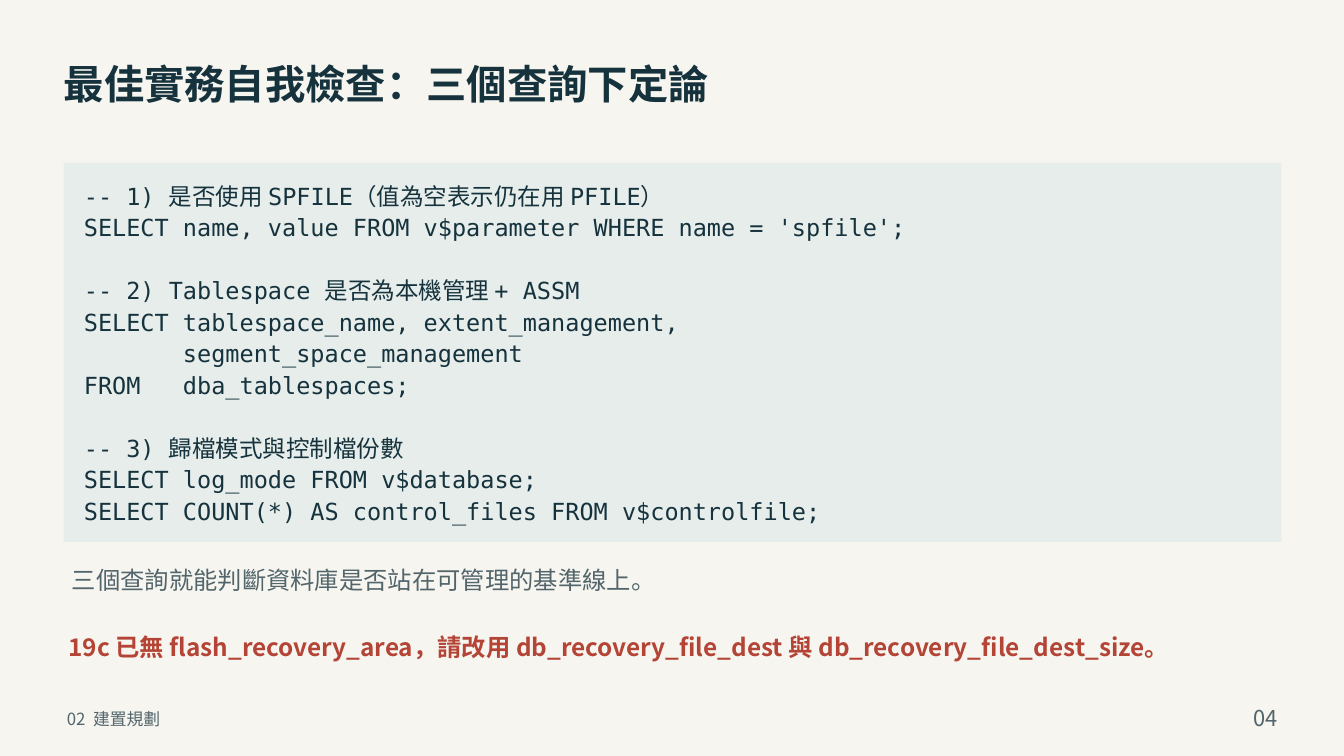
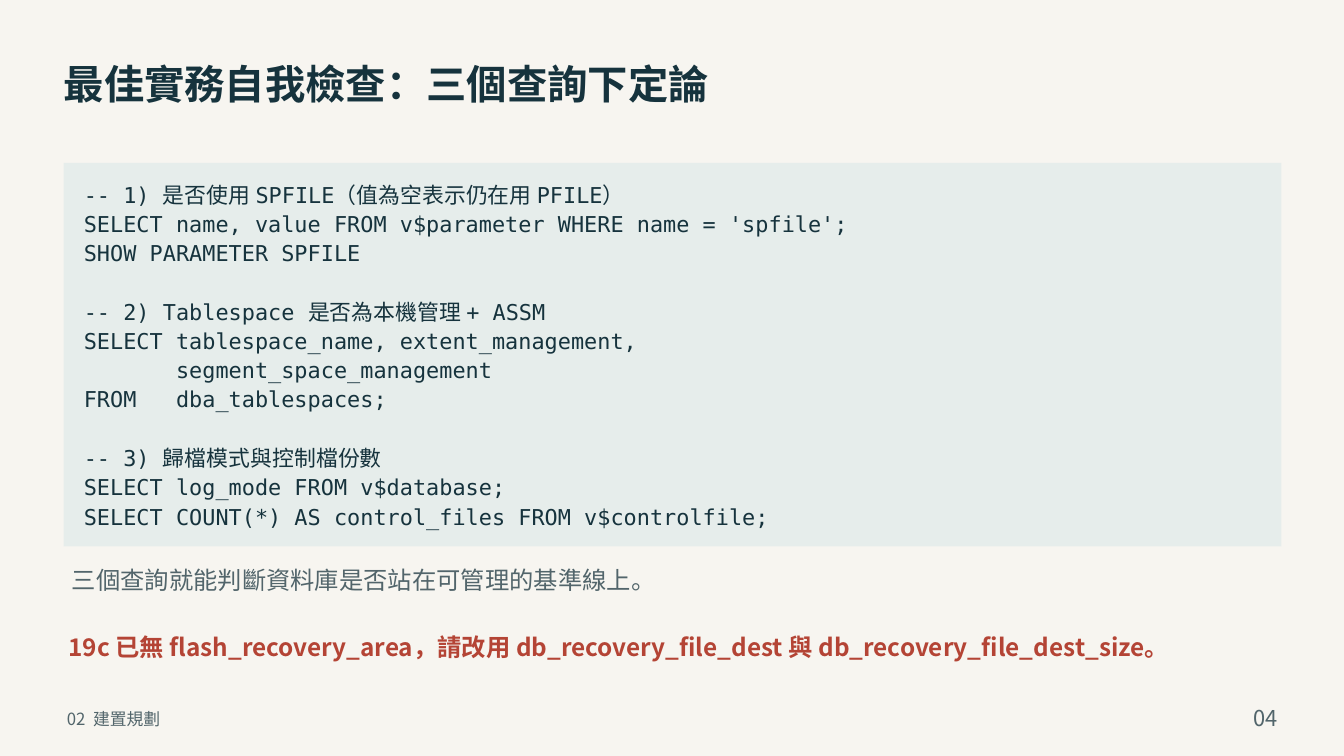
Before and after one commit to YouAreTheBlueSky/Oracle-DBA-Training-Docs, a slide deck: slide 4 of deliver_beginner/02_Oracle_DBA_建置與日常管理.pptx. Drawn at 1344x756 pixels with LibreOffice and Linux fonts; fonts in the diff are those of the drawing. Boxes give left, top, right and bottom in pixels: in the first picture for what was removed or moved away, otherwise in the second. Text is boxed around its words. In the diff, an @@ line names an element or a change of style, - is before the commit and + after.

```diff
--- a/deliver_beginner/02_Oracle_DBA_建置與日常管理.pptx
+++ b/deliver_beginner/02_Oracle_DBA_建置與日常管理.pptx
@@ rectangle resized from (x1=64, y1=163, x2=1281, y2=542) to (x1=64, y1=163, x2=1281, y2=546) @@
@@ text at (x1=84, y1=184, x2=847, y2=530): size 21 to 19.5 pt; line spacing 28.1pt to 26.1pt @@
@@ text at (x1=84, y1=245, x2=360, y2=262): paragraph added @@
+SHOW PARAMETER SPFILE
```
Also in this commit, not shown: 16 other files.
